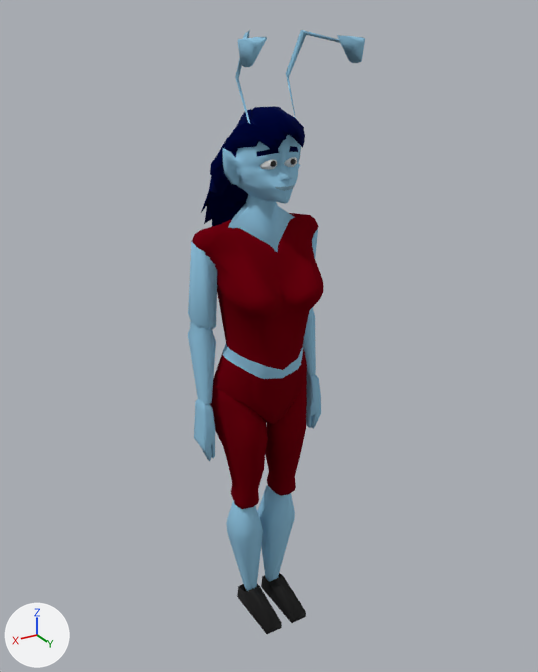
An edit to the Blender file player.blend, drawn before and after from the same camera.
Rendered twice from a camera (50 mm lens) standing at (1.123, 1.926, 1.982) and looking at (-0.019, 0.022, 1.03). The axes (+X, +Y, +Z) are drawn at lower left. The lights are the same throughout.

Objects in the first picture: 'Briska'.
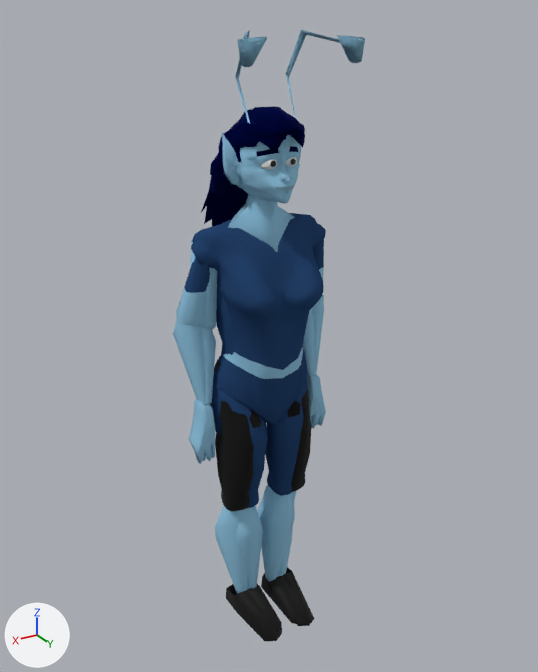
What differs and where, as boxes (x1, y1, x2, y2) in the pictures (538 x 672 px):
'Briska', recoloured (red to blue)
    both: (188, 30, 365, 634)
'island_male_1', added
    after: (173, 30, 365, 641)
    faces in mat_skin (blue #8dc3e0): (173, 30, 365, 593)
    faces in mat_pants (black #000000): (213, 360, 311, 511)
    faces in mat_shirt (dark blue #26436d): (184, 223, 326, 363)
    faces in mat_shoe (black #000000): (226, 567, 314, 641)
    faces in mat_hair (dark blue #000e58): (218, 119, 305, 163)

The change, as a diff of the scene's bpy script:
```diff
--- a/player.blend.py
+++ b/player.blend.py
@@ mat_shirt @@
 mat_shirt = principled_material('shirt')
-mat_shirt.base_color = (0.152, 0.0, 0.00492)  # dark red #6d000f
+mat_shirt.base_color = (0.0194, 0.0569, 0.152)  # dark blue #26436d
 mat_shirt.roughness = 1.0
@@ mat_pants @@
+mat_pants = principled_material('pants')
+mat_pants.base_color = (0.0, 0.0, 0.0)  # black #000000
+mat_pants.roughness = 1.0
@@ me_cube_002 @@
+me_cube_002.from_pydata(...)  # 1957 vertices, 1859 faces; spans x 0.0..2.63, y -0.89..2.46, z -0.25..9.27
+# faces by material slot: [893, 363, 232, 14, 6, 56, 8, 287]
+me_cube_002.materials.append(mat_skin)  # blue #8dc3e0
+me_cube_002.materials.append(mat_shirt)  # dark blue #26436d
+me_cube_002.materials.append(mat_hair)  # dark blue #000e58
+me_cube_002.materials.append(mat_shoe)  # black #000000
+me_cube_002.materials.append(mat_mouth)  # blue #7199af
+me_cube_002.materials.append(mat_eye)  # white #e7e7e7
+me_cube_002.materials.append(mat_eye_center)  # black #000000
+me_cube_002.materials.append(mat_pants)  # black #000000
@@ ob_island_male_1 @@
+ob_island_male_1 = bpy.data.objects.new('island_male_1', me_cube_002)
+ob_island_male_1.location = (0.0, 0.0, 0.0)
+ob_island_male_1.scale = (0.103, 0.107, 0.21)
+_m = ob_island_male_1.modifiers.new('Mirror', 'MIRROR')
+_m.use_clip = True
```
